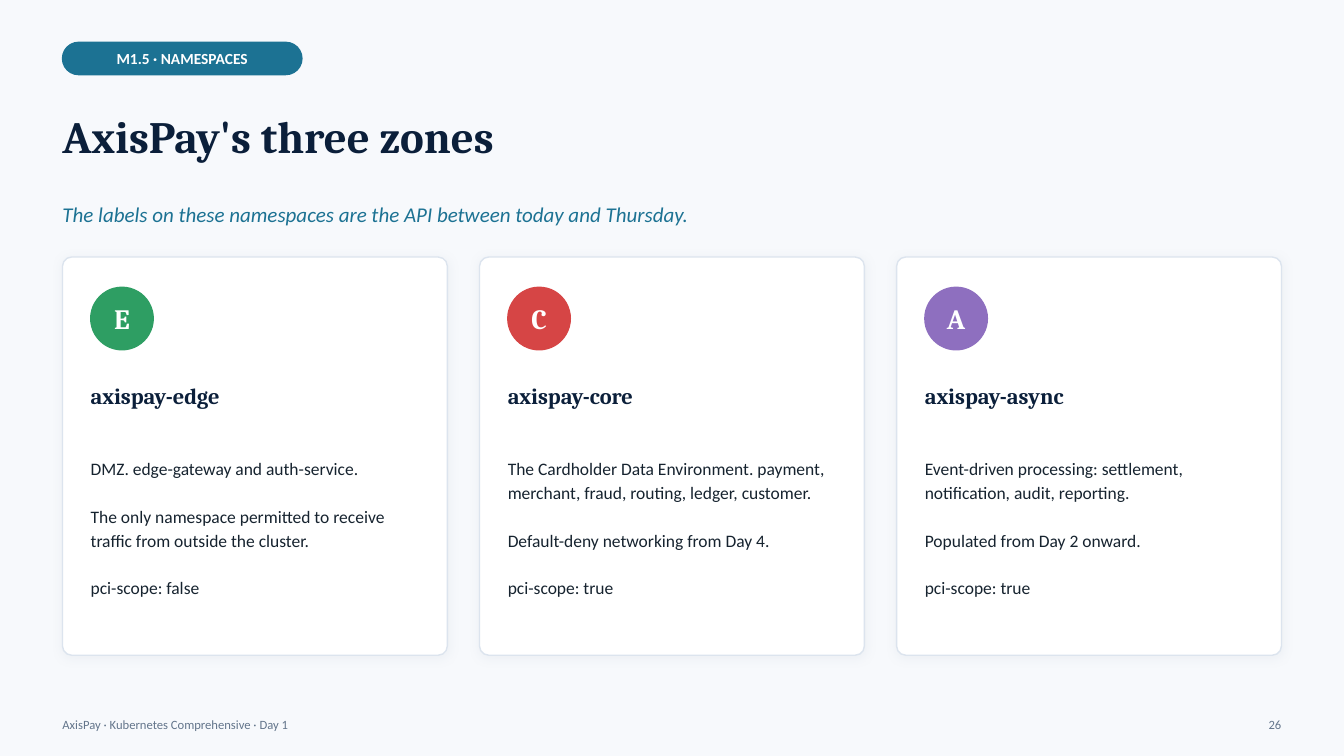
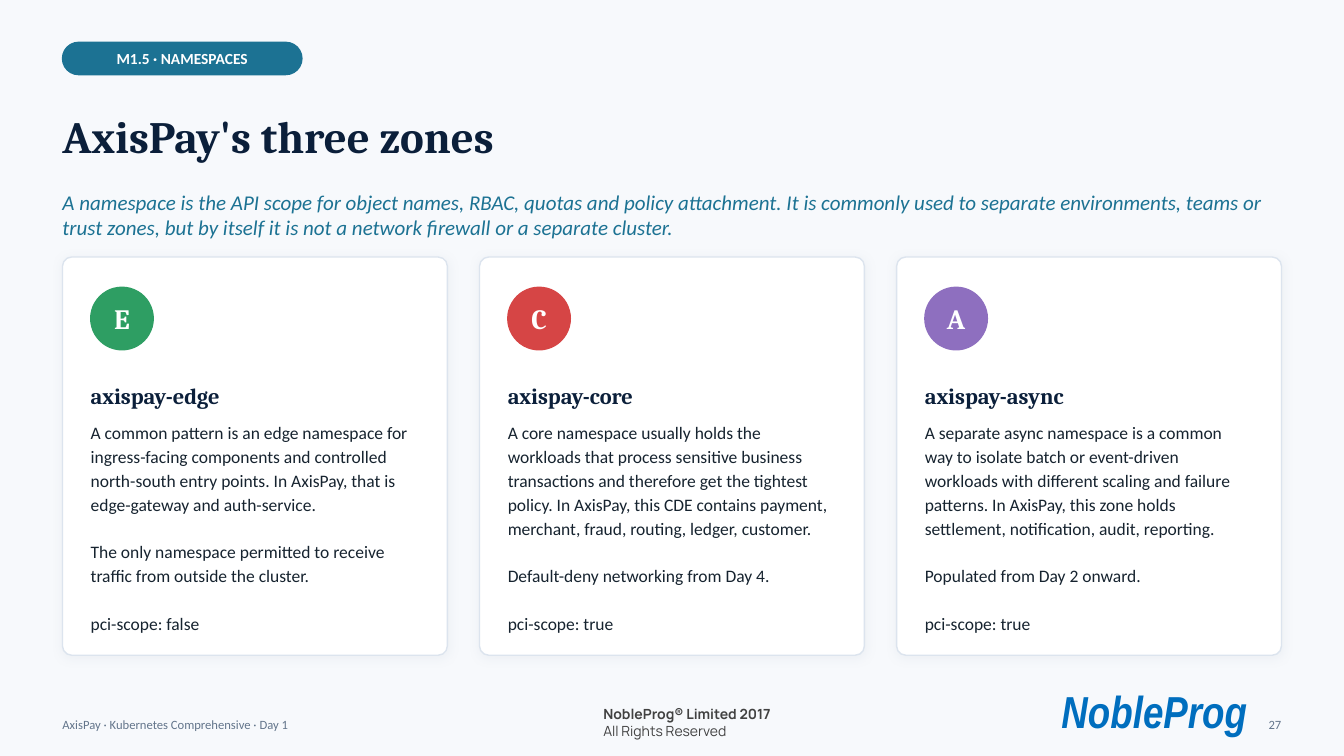
Before and after one commit to kumbulanit/kubernetescompr, a slide deck: slide 27 of days/day1/AxisPay-K8s-Day1.pptx (slide 26 before the commit). Drawn at 1344x756 pixels with LibreOffice and Linux fonts; fonts in the diff are those of the drawing; background and template pictures are left out. Boxes give left, top, right and bottom in pixels: in the first picture for what was removed or moved away, otherwise in the second. Text is boxed around its words. In the diff, an @@ line names an element or a change of style, - is before the commit and + after.

```diff
--- a/days/day1/AxisPay-K8s-Day1.pptx
+++ b/days/day1/AxisPay-K8s-Day1.pptx
@@ text at (x1=62, y1=195, x2=1261, y2=239): text changed @@
-The labels on these namespaces are the API between today and Thursday.
+A namespace is the API scope for object names, RBAC, quotas and policy attachment. It is commonly used to separate environments, teams or trust zones, but by itself it is not a network firewall or a separate cluster.
@@ text at (x1=91, y1=427, x2=407, y2=514): text changed @@
-DMZ. edge-gateway and auth-service.
+A common pattern is an edge namespace for ingress-facing components and controlled north-south entry points. In AxisPay, that is edge-gateway and auth-service.
@@ text at (x1=508, y1=427, x2=827, y2=538): text changed @@
-The Cardholder Data Environment. payment, merchant, fraud, routing, ledger, customer.
+A core namespace usually holds the workloads that process sensitive business transactions and therefore get the tightest policy. In AxisPay, this CDE contains payment, merchant, fraud, routing, ledger, customer.
@@ text at (x1=925, y1=427, x2=1230, y2=538): text changed @@
-Event-driven processing: settlement, notification, audit, reporting.
+A separate async namespace is a common way to isolate batch or event-driven workloads with different scaling and failure patterns. In AxisPay, this zone holds settlement, notification, audit, reporting.
@@ text added at (x1=603, y1=708, x2=771, y2=740), 10 pt, text #414141, bold @@
+NobleProg® Limited 2017
+All Rights Reserved
@@ text added at (x1=1061, y1=695, x2=1247, y2=737), 32 pt, text #006EBE, bold, italic @@
+NobleProg
@@ text at (x1=1269, y1=721, x2=1282, y2=729): text changed @@
-26
+27
```
Also in this commit, not shown: 53 other slides changed, 5 slides added, 2 slides removed, 27 other files.
